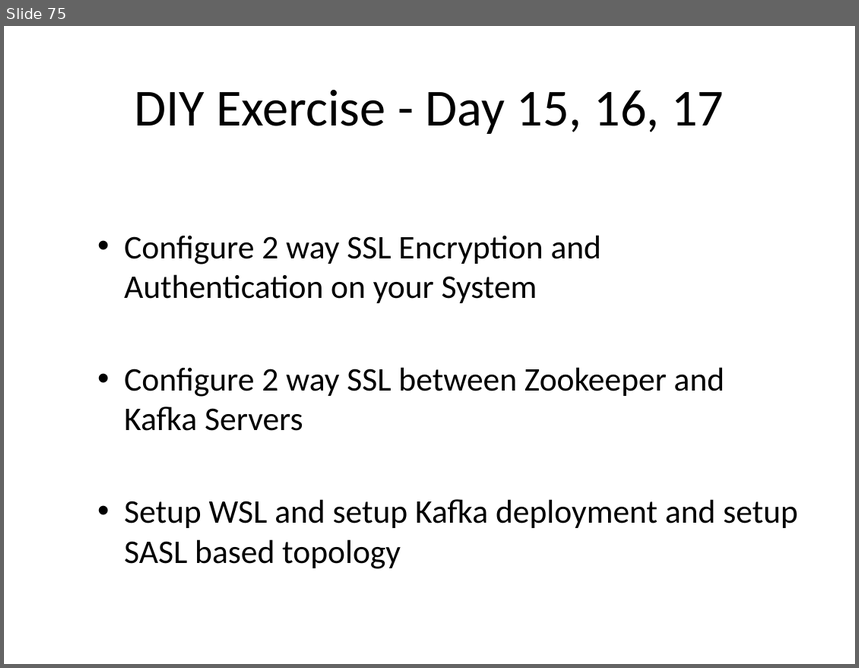
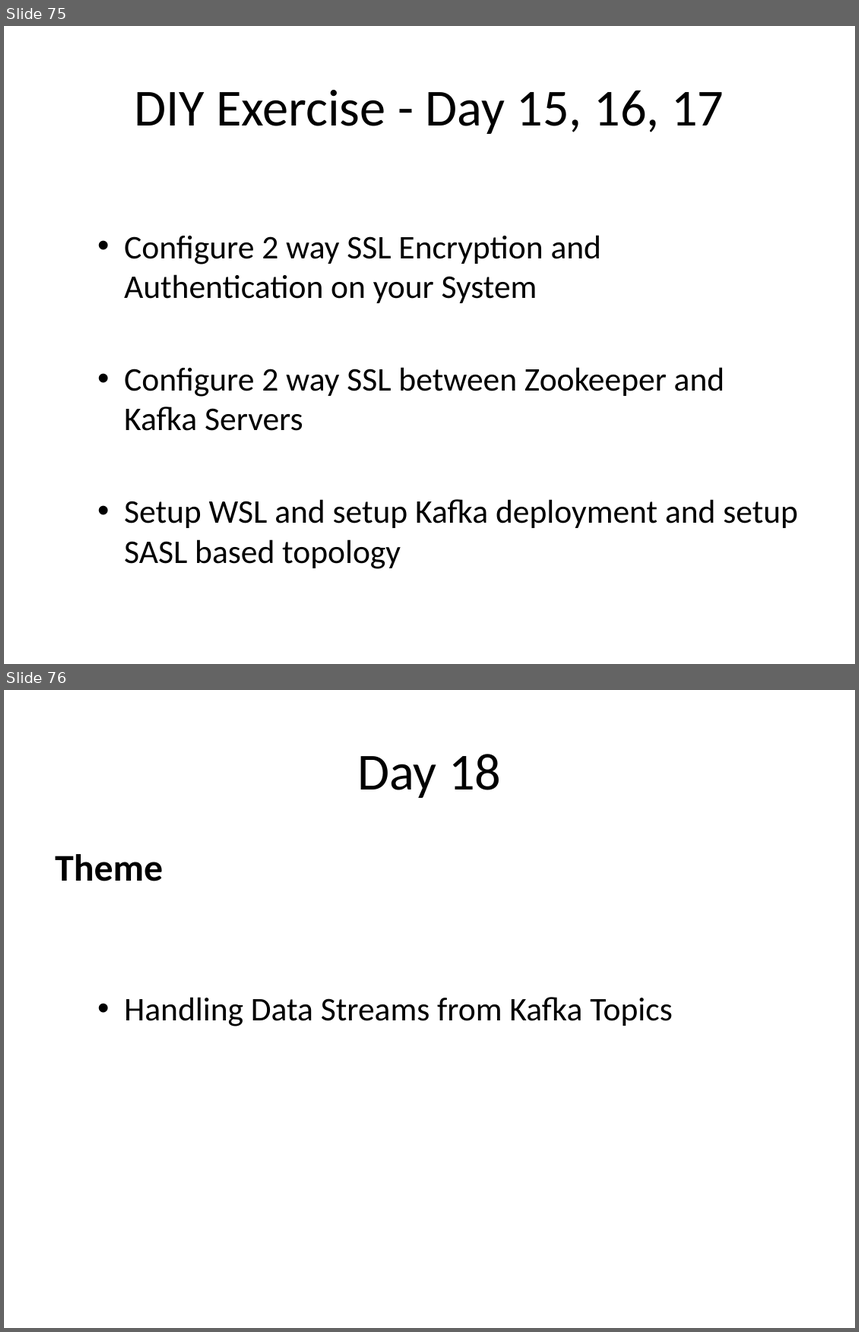
Before and after one commit to sreedharsingaraju/KafkaTutorials, a slide deck: PPT/Kafka-Teaching-Flow.pptx. Shown one above the other, each under a label of ours: slide 75 before the commit, slides 75 and 76 after it. The pictures are 859x668 and 859x1332 pixels, drawn with LibreOffice and Linux fonts; fonts in the diff are those of the drawing. Boxes give left, top, right and bottom in pixels: in the first picture for what was removed or moved away, otherwise in the second. Text is boxed around its words. In the diff, an @@ line names an element or a change of style, - is before the commit and + after.

Commit message:
Updated streams in ppt and diagrams
Updated streams in ppt and diagrams

```diff
--- a/PPT/Kafka-Teaching-Flow.pptx
+++ b/PPT/Kafka-Teaching-Flow.pptx
@@ slide 76 added at [4,690,855,1328], background #FFFFFF @@
@@ title added at [357,754,501,798], 44 pt, text #000000 @@
+Day 18
@@ text added at [55,854,672,1027], 28 pt, text #000000 @@
+Theme
+  • Handling Data Streams from Kafka Topics
```
Also in this commit, not shown: 5 other slides added, 3 other files.
